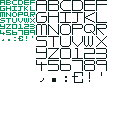
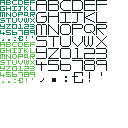
Revision of a layered 128 × 128 image; what changed, layer by layer:
painted on "Layer #1" over box(0, 42, 35, 83)
